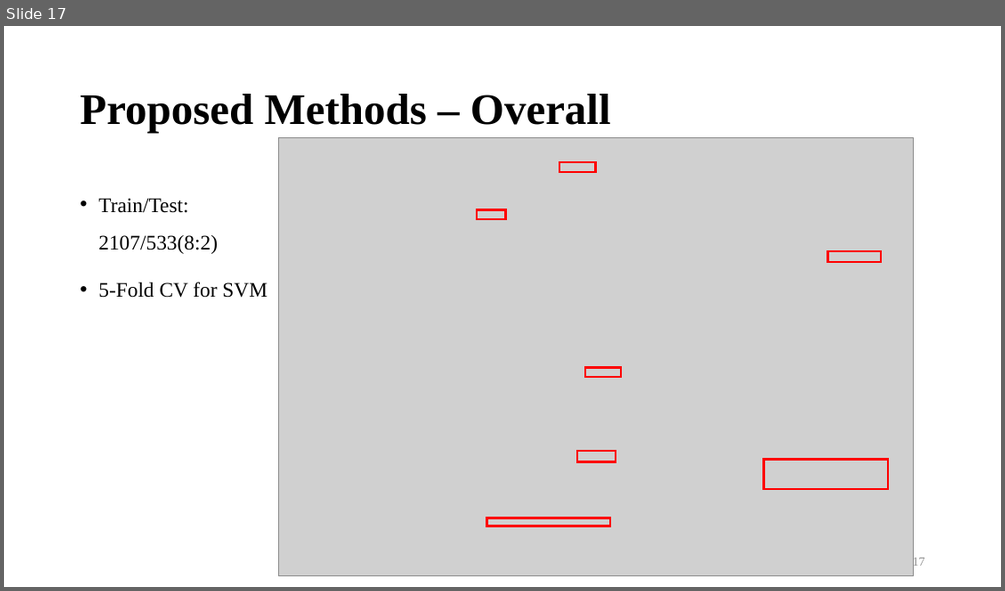
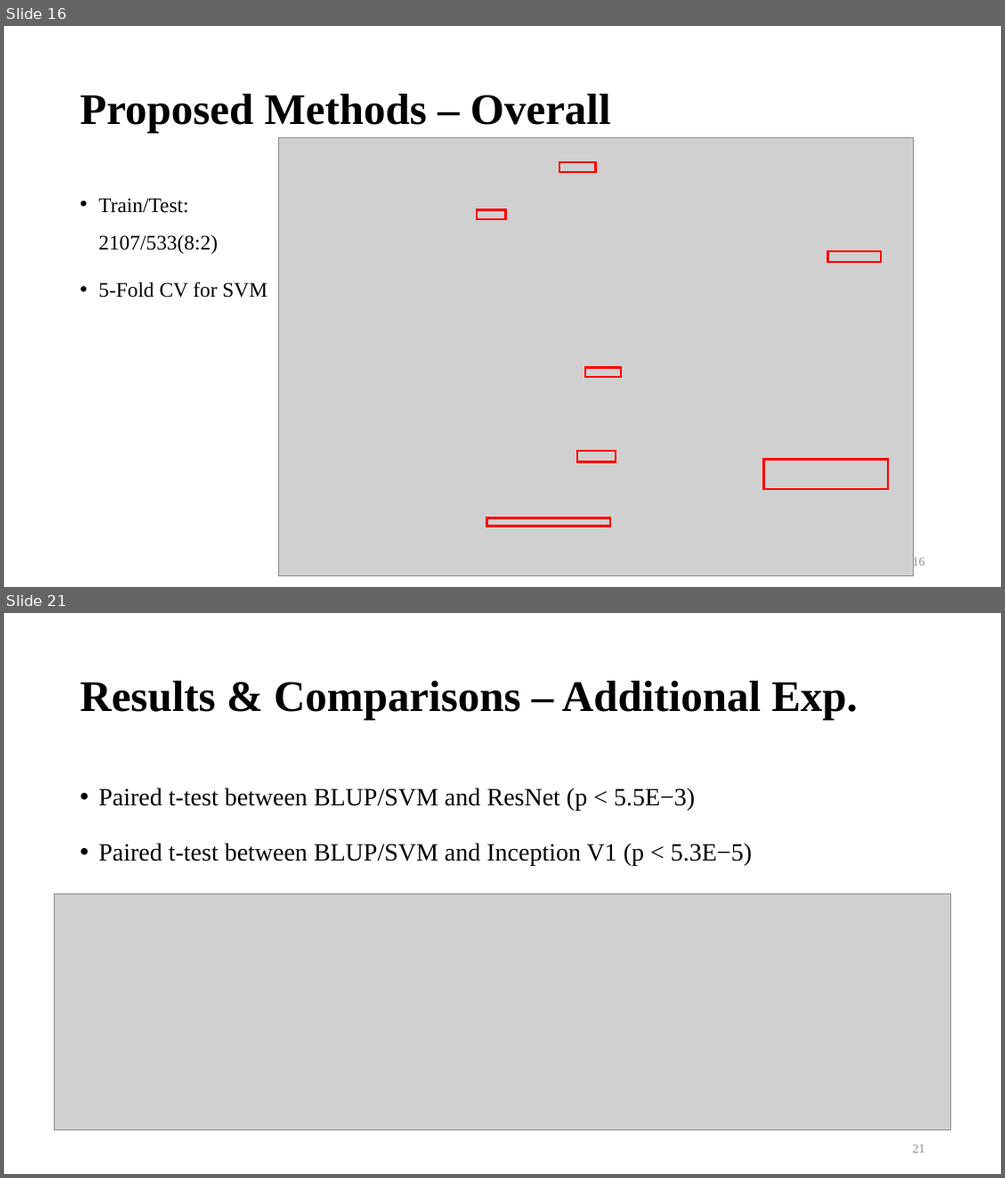
Before and after one commit to bernie6401/NTU_ML, a slide deck: Final Project/Final Paper/HO-Ensemble Learning for Brain Age Prediction.pptx. Shown one above the other, each under a label of ours: slide 17 before the commit, slides 16 and 21 after it; the slides between them are not shown. The pictures are 1005x591 and 1005x1178 pixels, drawn with LibreOffice and Linux fonts; fonts in the diff are those of the drawing; grey boxes stand for pictures; background and template pictures are left out. Boxes give left, top, right and bottom in pixels: in the first picture for what was removed or moved away, otherwise in the second. Text is boxed around its words. In the diff, an @@ line names an element or a change of style, - is before the commit and + after.

```diff
--- a/Final Project/Final Paper/HO-Ensemble Learning for Brain Age Prediction.pptx
+++ b/Final Project/Final Paper/HO-Ensemble Learning for Brain Age Prediction.pptx
@@ slide 21 added at box(4, 613, 1001, 1174), background #FFFFFF @@
@@ title added at box(80, 681, 858, 720), 42 pt, text #000000, bold @@
+Results & Comparisons – Additional Exp.
@@ text added at box(98, 787, 752, 866), 24 pt, text #000000 @@
+• Paired t-test between BLUP/SVM and ResNet (p < 5.5E−3)
+• Paired t-test between BLUP/SVM and Inception V1 (p < 5.3E−5)
@@ picture added at box(54, 893, 952, 1130) @@
@@ page number added at box(913, 1144, 925, 1152), 12 pt, text #8C8C8C @@
+21
@@ what was slide 17 is now slide 16 @@
@@ page number at box(913, 556, 925, 568): text changed @@
-17
+16
```
Also in this commit, not shown: 6 slides changed, 5 other slides added, 1 other file.
